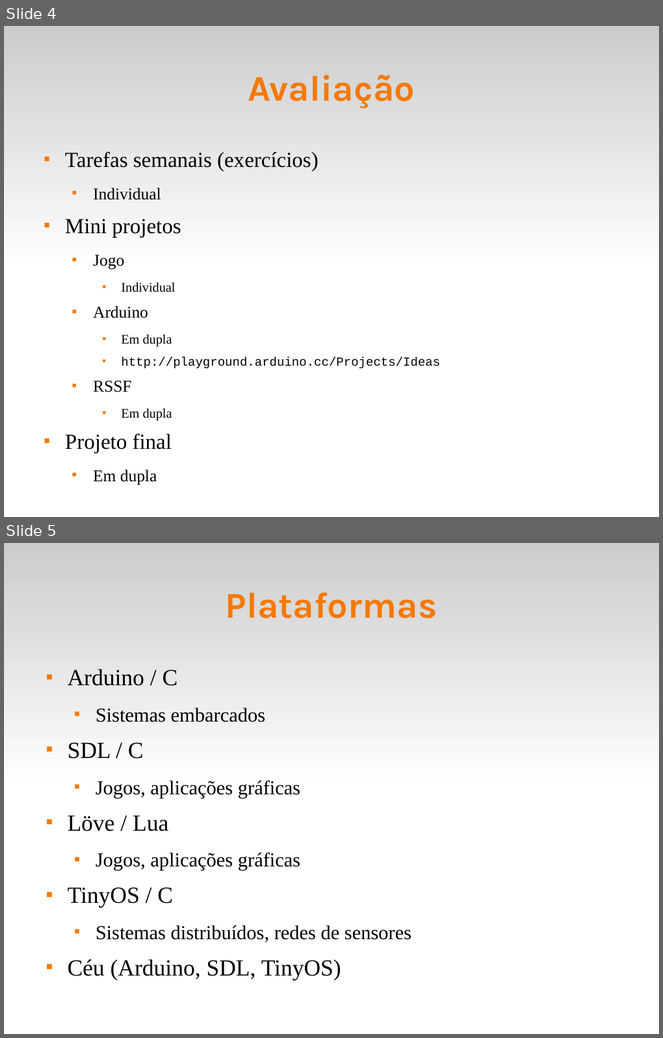
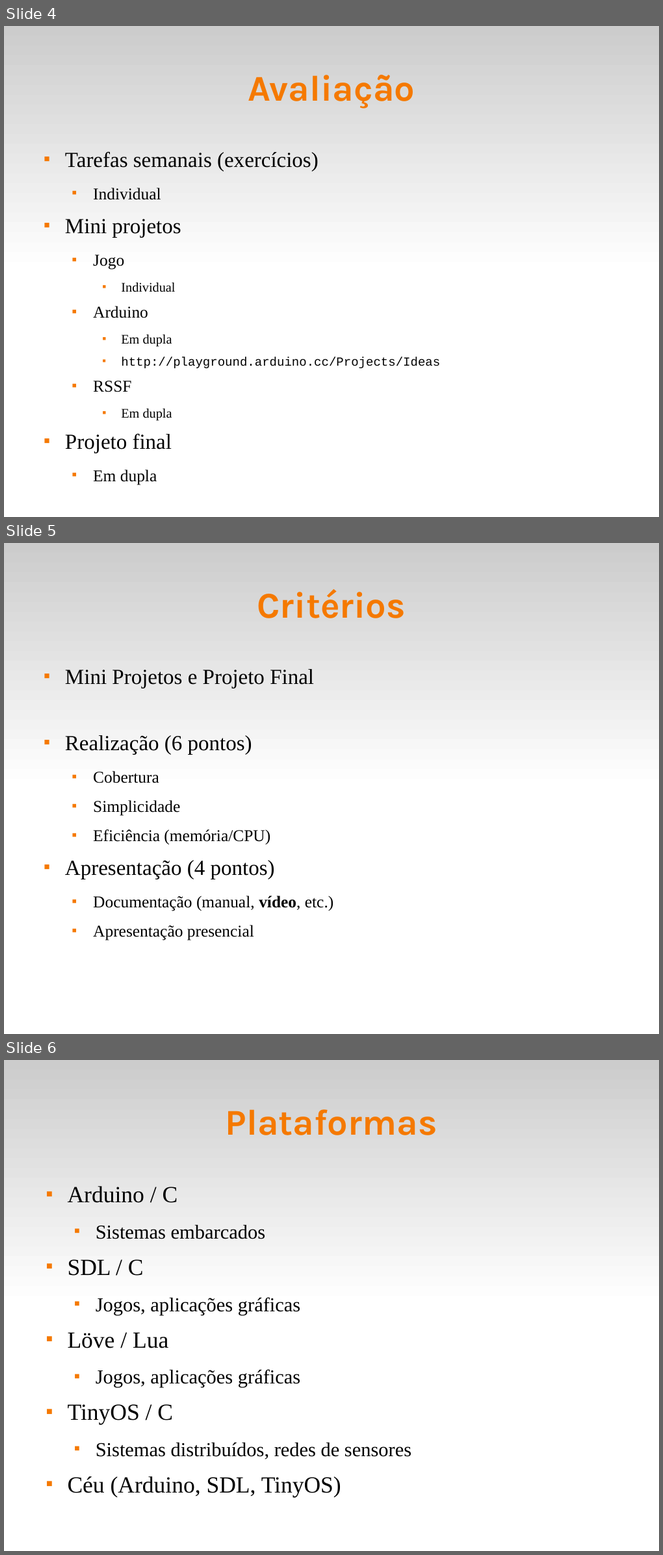
Before and after one commit to fsantanna-uerj/reativos, a slide deck: slides/00_intro.odp. Shown one above the other, each under a label of ours: slides 4 and 5 before the commit, slides 4, 5 and 6 after it. The pictures are 663x1038 and 663x1555 pixels, drawn with LibreOffice and Linux fonts; fonts in the diff are those of the drawing. Boxes give left, top, right and bottom in pixels: in the first picture for what was removed or moved away, otherwise in the second. Text is boxed around its words. In the diff, an @@ line names an element or a change of style, - is before the commit and + after.

```diff
--- a/slides/00_intro.odp
+++ b/slides/00_intro.odp
@@ slide 5 added at box(4, 543, 659, 1034), background #FFFFFF; not listed: 1 template element that a slide beside it also shows @@
@@ title added at box(257, 589, 406, 618), 44 pt, text #F57900, bold @@
+Critérios
@@ text added at box(65, 669, 334, 941), 20 pt, text #000000 @@
+■ Mini Projetos e Projeto Final
+■ Realização (6 pontos)
+  ■ Cobertura
+  ■ Simplicidade
+  ■ Eficiência (memória/CPU)
+■ Apresentação (4 pontos)
+  ■ Documentação (manual, vídeo, etc.)
+  ■ Apresentação presencial
@@ what was slide 5 is now slide 6 @@
```
Also in this commit, not shown: 1 other file.
